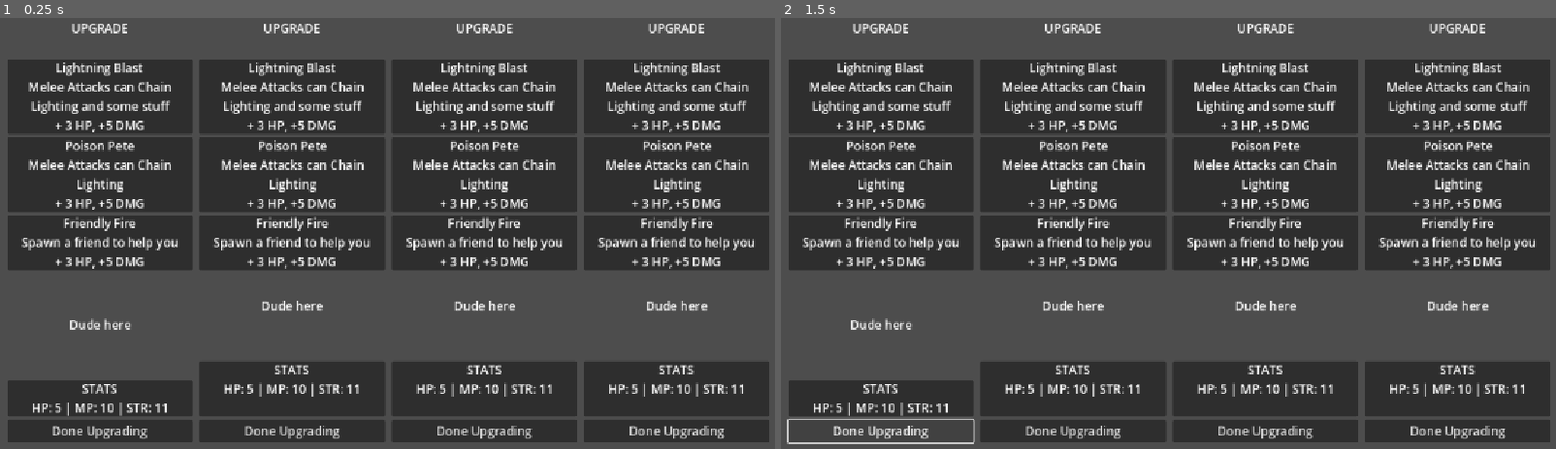
Above: before the commit, frames 1-2 (left to right).
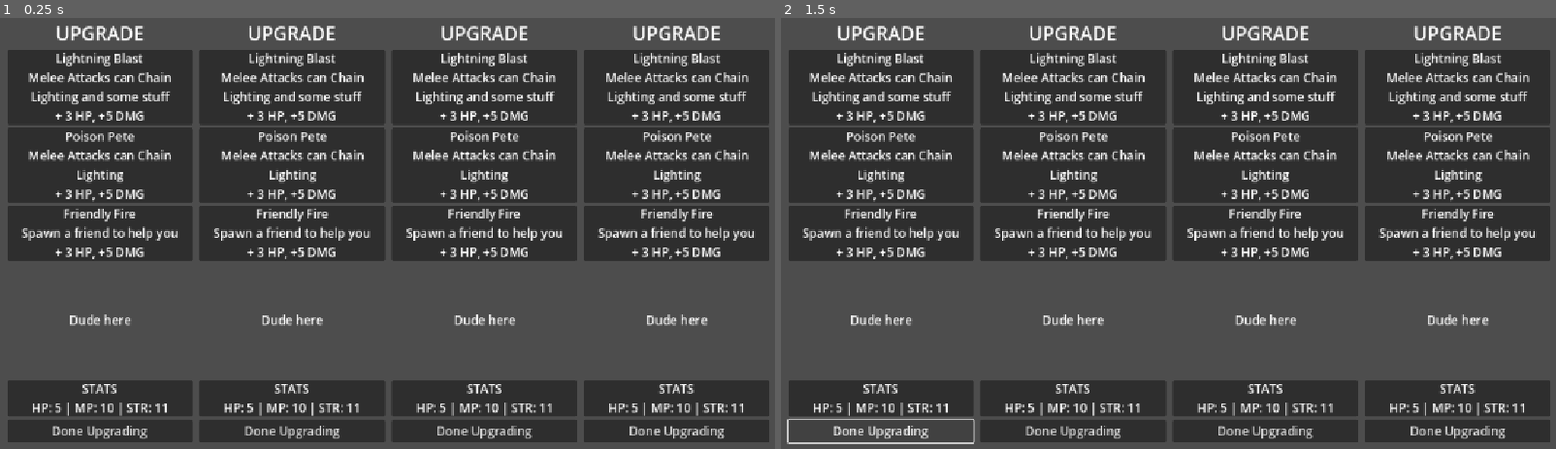
Above: after the commit, the same moments.

Repository: Galitie/tm2
Game: Godot game, scene res://test_upgrade.tscn
Same seed, same stepped clock (60 frames per second), same inputs: the game is played once before the commit and once after it. This scene is started directly instead of the project's main scene.
Inputs:
- Up to frame 1 (0.25 s): no input
- Up to frame 2 (1.5 s): click "Done Upgrading" at 0.5 s; click "Done Upgrading" at 1.25 s

The runs differ from the first frame. In frame 1, 26% of the frame differs, in the area x 1-100%, y 1-93%; in frame 2, 26%.

Commit message:
Added refresh state and get up animation

Diff:
--- a/StateMachine/knocked_out.gd
+++ b/StateMachine/knocked_out.gd
@@ -5,13 +5,13 @@
 @export var animation_player : AnimationPlayer
 @export var hurtbox_collision: CollisionShape2D
 @export var body_collision: CollisionShape2D
-@onready var melee_collision: CollisionShape2D = monster.get_node("MonsterContainer/MeleeAttack/CollisionShape2D")
+@export var melee_collision: CollisionShape2D
+
 
 func Enter():
 	clean_up_collisions()
 	monster.velocity = Vector2.ZERO
 	animation_player.play("fainting")
-
 
 
 func _on_animation_player_animation_finished(anim_name: StringName) -> void:
--- a/monster.gd
+++ b/monster.gd
@@ -44,6 +44,10 @@
 func add_stats(info):
 	base_damage += info.stat1_value
 	max_hp += info.stat2_value
+	fill_hp_bar()
+
+
+func fill_hp_bar():
 	current_hp = max_hp
 	current_hp_label.text = str(max_hp)
 	max_hp_label.text = str(max_hp)
--- a/monster.tscn
+++ b/monster.tscn
@@ -268,6 +268,18 @@
 "update": 0,
 "values": [Vector2(0, 0)]
 }
+tracks/19/type = "value"
+tracks/19/imported = false
+tracks/19/enabled = true
+tracks/19/path = NodePath("Monster/MonsterContainer/Parts/BodyHorizontal:rotation")
+tracks/19/interp = 1
+tracks/19/loop_wrap = true
+tracks/19/keys = {
+"times": PackedFloat32Array(0),
+"transitions": PackedFloat32Array(1),
+"update": 0,
+"values": [0.0486036]
+}
 
 [sub_resource type="Animation" id="Animation_7juug"]
 resource_name = "attack_front_close"
@@ -765,6 +777,18 @@
 "transitions": PackedFloat32Array(1),
 "update": 0,
 "values": [-0.0890118]
+}
+tracks/13/type = "value"
+tracks/13/imported = false
+tracks/13/enabled = true
+tracks/13/path = NodePath("Monster/MonsterContainer/Parts/BodyHorizontal:rotation")
+tracks/13/interp = 1
+tracks/13/loop_wrap = true
+tracks/13/keys = {
+"times": PackedFloat32Array(0),
+"transitions": PackedFloat32Array(1),
+"update": 0,
+"values": [0.0488692]
 }
 
 [sub_resource type="Animation" id="Animation_u8wmr"]
@@ -1203,12 +1227,149 @@
 "values": [Vector2(-21, -64), Vector2(-21, -54), Vector2(-21, -64)]
 }
 
+[sub_resource type="Animation" id="Animation_3x5v3"]
+resource_name = "get_up"
+step = 0.33
+tracks/0/type = "value"
+tracks/0/imported = false
+tracks/0/enabled = true
+tracks/0/path = NodePath("Monster/MonsterContainer/Parts/BodyHorizontal/LegBegFront:rotation")
+tracks/0/interp = 1
+tracks/0/loop_wrap = true
+tracks/0/keys = {
+"times": PackedFloat32Array(0, 0.333333),
+"transitions": PackedFloat32Array(1, 1),
+"update": 0,
+"values": [-1.65283, -0.185005]
+}
+tracks/1/type = "value"
+tracks/1/imported = false
+tracks/1/enabled = true
+tracks/1/path = NodePath("Monster/MonsterContainer/Parts/BodyHorizontal/LegBegBack:rotation")
+tracks/1/interp = 1
+tracks/1/loop_wrap = true
+tracks/1/keys = {
+"times": PackedFloat32Array(0, 0.333333),
+"transitions": PackedFloat32Array(1, 1),
+"update": 0,
+"values": [-1.05069, -0.158825]
+}
+tracks/2/type = "value"
+tracks/2/imported = false
+tracks/2/enabled = true
+tracks/2/path = NodePath("Monster/MonsterContainer/Parts/BodyHorizontal/LegBackFront:rotation")
+tracks/2/interp = 1
+tracks/2/loop_wrap = true
+tracks/2/keys = {
+"times": PackedFloat32Array(0, 1),
+"transitions": PackedFloat32Array(1, 1),
+"update": 0,
+"values": [1.2514, -0.127409]
+}
+tracks/3/type = "value"
+tracks/3/imported = false
+tracks/3/enabled = true
+tracks/3/path = NodePath("Monster/MonsterContainer/Parts/BodyHorizontal/LegBackBack:rotation")
+tracks/3/interp = 1
+tracks/3/loop_wrap = true
+tracks/3/keys = {
+"times": PackedFloat32Array(0, 1),
+"transitions": PackedFloat32Array(1, 1),
+"update": 0,
+"values": [1.45211, 0.111701]
+}
+tracks/4/type = "value"
+tracks/4/imported = false
+tracks/4/enabled = true
+tracks/4/path = NodePath("Monster/MonsterContainer/Parts/BodyHorizontal/Tail:rotation")
+tracks/4/interp = 1
+tracks/4/loop_wrap = true
+tracks/4/keys = {
+"times": PackedFloat32Array(0, 0.666667, 1),
+"transitions": PackedFloat32Array(1, 1, 1),
+"update": 0,
+"values": [0.39968, 0.846485, 0.0174533]
+}
+tracks/5/type = "value"
+tracks/5/imported = false
+tracks/5/enabled = true
+tracks/5/path = NodePath("Monster/MonsterContainer/Parts/BodyHorizontal/Head:rotation")
+tracks/5/interp = 1
+tracks/5/loop_wrap = true
+tracks/5/keys = {
+"times": PackedFloat32Array(0, 0.666667),
+"transitions": PackedFloat32Array(1, 1),
+"update": 0,
+"values": [1.05069, -0.225147]
+}
+tracks/6/type = "value"
+tracks/6/imported = false
+tracks/6/enabled = true
+tracks/6/path = NodePath("Monster/MonsterContainer/Parts/BodyHorizontal/Head:position")
+tracks/6/interp = 1
+tracks/6/loop_wrap = true
+tracks/6/keys = {
+"times": PackedFloat32Array(0, 1),
+"transitions": PackedFloat32Array(1, 1),
+"update": 0,
+"values": [Vector2(76, -33), Vector2(76, -47)]
+}
+tracks/7/type = "value"
+tracks/7/imported = false
+tracks/7/enabled = true
+tracks/7/path = NodePath("Monster/MonsterContainer/Parts/BodyHorizontal/Head/EarFront:rotation")
+tracks/7/interp = 1
+tracks/7/loop_wrap = true
+tracks/7/keys = {
+"times": PackedFloat32Array(0, 1),
+"transitions": PackedFloat32Array(1, 1),
+"update": 0,
+"values": [0.249582, -0.132645]
+}
+tracks/8/type = "value"
+tracks/8/imported = false
+tracks/8/enabled = true
+tracks/8/path = NodePath("Monster/MonsterContainer/Parts/BodyHorizontal:position")
+tracks/8/interp = 1
+tracks/8/loop_wrap = true
+tracks/8/keys = {
+"times": PackedFloat32Array(5.96046e-08),
+"transitions": PackedFloat32Array(1),
+"update": 0,
+"values": [Vector2(0, 21)]
+}
+tracks/9/type = "value"
+tracks/9/imported = false
+tracks/9/enabled = true
+tracks/9/path = NodePath("Monster/MonsterContainer/Parts/BodyHorizontal/Head/Eyes/Spider:animation")
+tracks/9/interp = 1
+tracks/9/loop_wrap = true
+tracks/9/keys = {
+"times": PackedFloat32Array(0.0333333, 0.666667),
+"transitions": PackedFloat32Array(1, 1),
+"update": 1,
+"values": [&"hurt", &"default"]
+}
+tracks/10/type = "value"
+tracks/10/imported = false
+tracks/10/enabled = true
+tracks/10/path = NodePath("Monster/MonsterContainer/Parts/BodyHorizontal:rotation")
+tracks/10/interp = 1
+tracks/10/loop_wrap = true
+tracks/10/keys = {
+"times": PackedFloat32Array(0, 0.333333, 1),
+"transitions": PackedFloat32Array(1, 1, 1),
+"update": 0,
+"values": [0.0488692, -0.205949, 0.0488692]
+}
+
 [sub_resource type="AnimationLibrary" id="AnimationLibrary_m5r23"]
 resource_local_to_scene = true
 _data = {
 &"RESET": SubResource("Animation_8ls5d"),
 &"attack_front_close": SubResource("Animation_7juug"),
 &"fainting": SubResource("Animation_s0vvg"),
+&"get_up": SubResource("Animation_3x5v3"),
 &"hurt": SubResource("Animation_m5wnj"),
 &"idle": SubResource("Animation_gil5w"),
 &"knocked_out": SubResource("Animation_u8wmr"),
@@ -1270,11 +1431,11 @@
 [node name="Monster" type="CharacterBody2D" groups=["Player"]]
 script = ExtResource("1_ni8ke")
 
-[node name="MonCollision" type="Area2D" parent="." groups=["HurtBox"]]
+[node name="Hurtbox" type="Area2D" parent="." groups=["HurtBox"]]
 scale = Vector2(1.4, 1.24)
 collision_mask = 2
 
-[node name="CollisionShape2D" type="CollisionShape2D" parent="MonCollision"]
+[node name="CollisionShape2D" type="CollisionShape2D" parent="Hurtbox"]
 position = Vector2(16.4286, -22)
 shape = SubResource("CircleShape2D_6py8i")
 
@@ -1513,18 +1674,23 @@
 script = ExtResource("22_lrr1d")
 monster = NodePath("../..")
 animation_player = NodePath("../../AnimationPlayer")
-hurtbox = NodePath("../../MonCollision")
-
-[node name="KnockedOut" type="Node" parent="StateMachine" node_paths=PackedStringArray("monster", "animation_player", "hurtbox_collision", "body_collision")]
+hurtbox = NodePath("../../Hurtbox")
+
+[node name="KnockedOut" type="Node" parent="StateMachine" node_paths=PackedStringArray("monster", "animation_player", "hurtbox_collision", "body_collision", "melee_collision")]
 script = ExtResource("24_u8wmr")
 monster = NodePath("../..")
 animation_player = NodePath("../../AnimationPlayer")
-hurtbox_collision = NodePath("../../MonCollision/CollisionShape2D")
+hurtbox_collision = NodePath("../../Hurtbox/CollisionShape2D")
 body_collision = NodePath("../../BodyCollision")
-
-[node name="Refresh" type="Node" parent="StateMachine" node_paths=PackedStringArray("monster")]
+melee_collision = NodePath("../../MonsterContainer/MeleeAttack/CollisionShape2D")
+
+[node name="Reset" type="Node" parent="StateMachine" node_paths=PackedStringArray("monster", "animation_player", "hurtbox_collision", "body_collision", "melee_collision")]
 script = ExtResource("26_3x5v3")
 monster = NodePath("../..")
+animation_player = NodePath("../../AnimationPlayer")
+hurtbox_collision = NodePath("../../Hurtbox/CollisionShape2D")
+body_collision = NodePath("../../BodyCollision")
+melee_collision = NodePath("../../MonsterContainer/MeleeAttack/CollisionShape2D")
 
 [node name="HPBar" type="ProgressBar" parent="."]
 unique_name_in_owner = true
@@ -1575,7 +1741,8 @@
 text = "NAME"
 horizontal_alignment = 1
 
-[connection signal="area_entered" from="MonCollision" to="StateMachine" method="_on_mon_collision_area_entered"]
+[connection signal="area_entered" from="Hurtbox" to="StateMachine" method="_on_mon_collision_area_entered"]
 [connection signal="animation_finished" from="AnimationPlayer" to="StateMachine/Hurt" method="_on_animation_player_animation_finished"]
 [connection signal="animation_finished" from="AnimationPlayer" to="StateMachine/Attack" method="_on_animation_player_animation_finished"]
 [connection signal="animation_finished" from="AnimationPlayer" to="StateMachine/KnockedOut" method="_on_animation_player_animation_finished"]
+[connection signal="animation_finished" from="AnimationPlayer" to="StateMachine/Reset" method="_on_animation_player_animation_finished"]
--- a/refresh.gd
+++ b/refresh.gd
@@ -1,11 +1,27 @@
 extends State
-class_name Refresh
+class_name Reset
 
 @export var monster: CharacterBody2D
-# used to set monster back up again for upgrading
+@export var animation_player : AnimationPlayer
+@export var hurtbox_collision: CollisionShape2D
+@export var body_collision: CollisionShape2D
+@export var melee_collision: CollisionShape2D
 
 
-# Animation to get back up
-# show all ui items
-# get all health back
-# maybe go to a certain position on the field?
+func Enter():
+	monster.fill_hp_bar()
+	animation_player.play("get_up")
+	monster.get_node("HPBar").visible = true
+	monster.z_index = 1
+	turn_on_collisions()
+
+
+func turn_on_collisions():
+	hurtbox_collision.disabled = false
+	body_collision.disabled = false
+	melee_collision.disabled = false
+
+
+func _on_animation_player_animation_finished(anim_name: StringName) -> void:
+	if anim_name == "get_up":
+		animation_player.play("idle")
--- a/test_upgrade.tscn
+++ b/test_upgrade.tscn
@@ -44,8 +44,8 @@
 
 [node name="Label" type="Label" parent="MarginContainer/PlayerContainer/Player1/VBoxContainer/UpgradeTitle"]
 layout_mode = 2
-text = "UPGRADE
-"
+theme_override_font_sizes/font_size = 28
+text = "UPGRADE"
 horizontal_alignment = 1
 vertical_alignment = 3
 autowrap_mode = 3
@@ -155,8 +155,8 @@
 
 [node name="Label" type="Label" parent="MarginContainer/PlayerContainer/Player2/VBoxContainer/UpgradeTitle"]
 layout_mode = 2
-text = "UPGRADE
-"
+theme_override_font_sizes/font_size = 28
+text = "UPGRADE"
 horizontal_alignment = 1
 vertical_alignment = 3
 autowrap_mode = 3
@@ -224,8 +224,7 @@
 
 [node name="Label" type="Label" parent="MarginContainer/PlayerContainer/Player2/VBoxContainer/Dude Window"]
 layout_mode = 2
-text = "Dude here
-"
+text = "Dude here"
 horizontal_alignment = 1
 vertical_alignment = 3
 
@@ -238,8 +237,7 @@
 [node name="Label" type="Label" parent="MarginContainer/PlayerContainer/Player2/VBoxContainer/Stats"]
 layout_mode = 2
 text = "STATS
-HP: 5 | MP: 10 | STR: 11
-"
+HP: 5 | MP: 10 | STR: 11"
 horizontal_alignment = 1
 vertical_alignment = 3
 autowrap_mode = 3
@@ -268,8 +266,8 @@
 
 [node name="Label" type="Label" parent="MarginContainer/PlayerContainer/Player3/VBoxContainer/UpgradeTitle"]
 layout_mode = 2
-text = "UPGRADE
-"
+theme_override_font_sizes/font_size = 28
+text = "UPGRADE"
 horizontal_alignment = 1
 vertical_alignment = 3
 autowrap_mode = 3
@@ -337,8 +335,7 @@
 
 [node name="Label" type="Label" parent="MarginContainer/PlayerContainer/Player3/VBoxContainer/Dude Window"]
 layout_mode = 2
-text = "Dude here
-"
+text = "Dude here"
 horizontal_alignment = 1
 vertical_alignment = 3
 
@@ -351,8 +348,7 @@
 [node name="Label" type="Label" parent="MarginContainer/PlayerContainer/Player3/VBoxContainer/Stats"]
 layout_mode = 2
 text = "STATS
-HP: 5 | MP: 10 | STR: 11
-"
+HP: 5 | MP: 10 | STR: 11"
 horizontal_alignment = 1
 vertical_alignment = 3
 autowrap_mode = 3
@@ -381,8 +377,8 @@
 
 [node name="Label" type="Label" parent="MarginContainer/PlayerContainer/Player4/VBoxContainer/UpgradeTitle"]
 layout_mode = 2
-text = "UPGRADE
-"
+theme_override_font_sizes/font_size = 28
+text = "UPGRADE"
 horizontal_alignment = 1
 vertical_alignment = 3
 autowrap_mode = 3
@@ -450,8 +446,7 @@
 
 [node name="Label" type="Label" parent="MarginContainer/PlayerContainer/Player4/VBoxContainer/Dude Window"]
 layout_mode = 2
-text = "Dude here
-"
+text = "Dude here"
 horizontal_alignment = 1
 vertical_alignment = 3
 
@@ -464,8 +459,7 @@
 [node name="Label" type="Label" parent="MarginContainer/PlayerContainer/Player4/VBoxContainer/Stats"]
 layout_mode = 2
 text = "STATS
-HP: 5 | MP: 10 | STR: 11
-"
+HP: 5 | MP: 10 | STR: 11"
 horizontal_alignment = 1
 vertical_alignment = 3
 autowrap_mode = 3
Not shown, changed: Todo.txt
Not shown: 1 places in monster.tscn that only renumber resources
